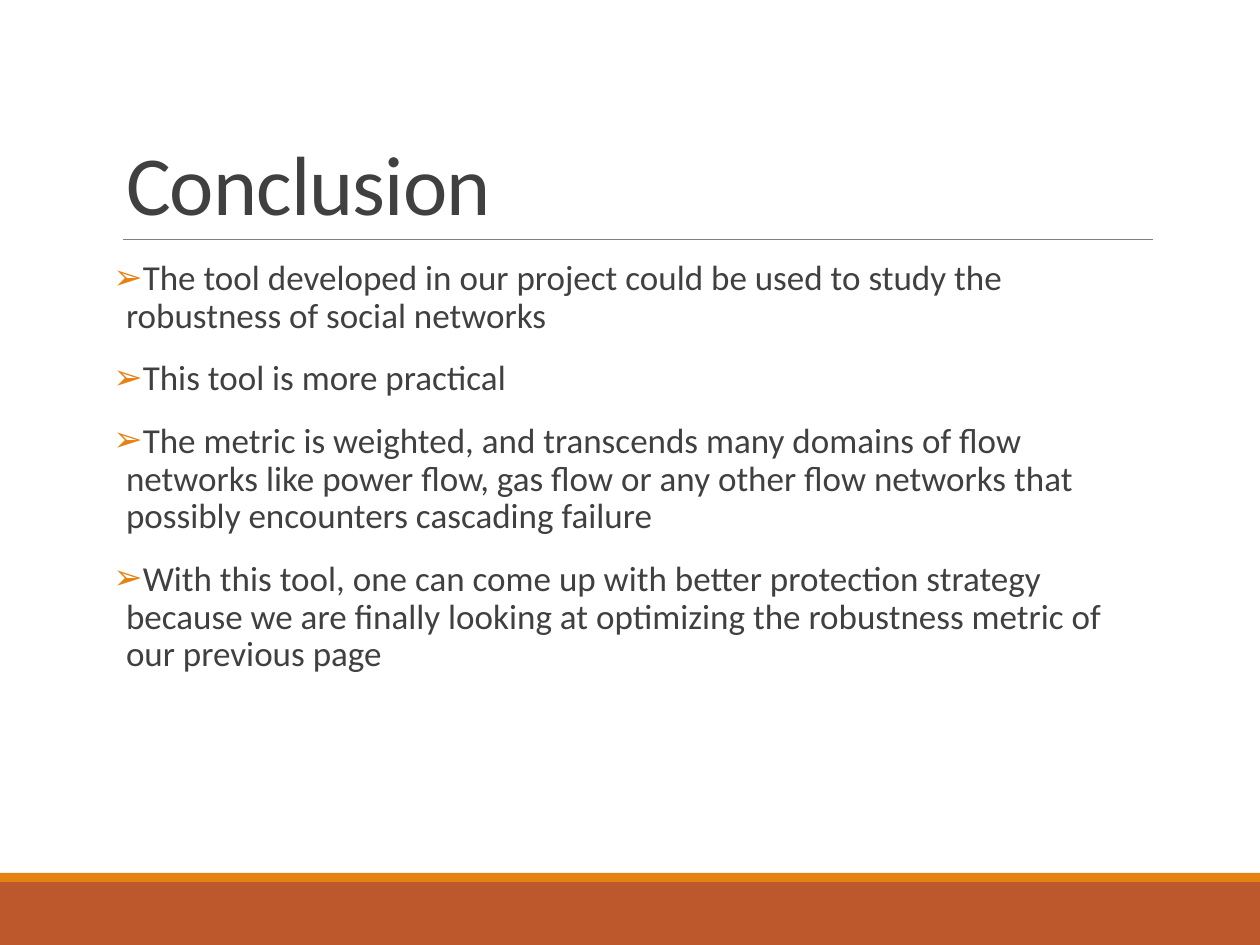
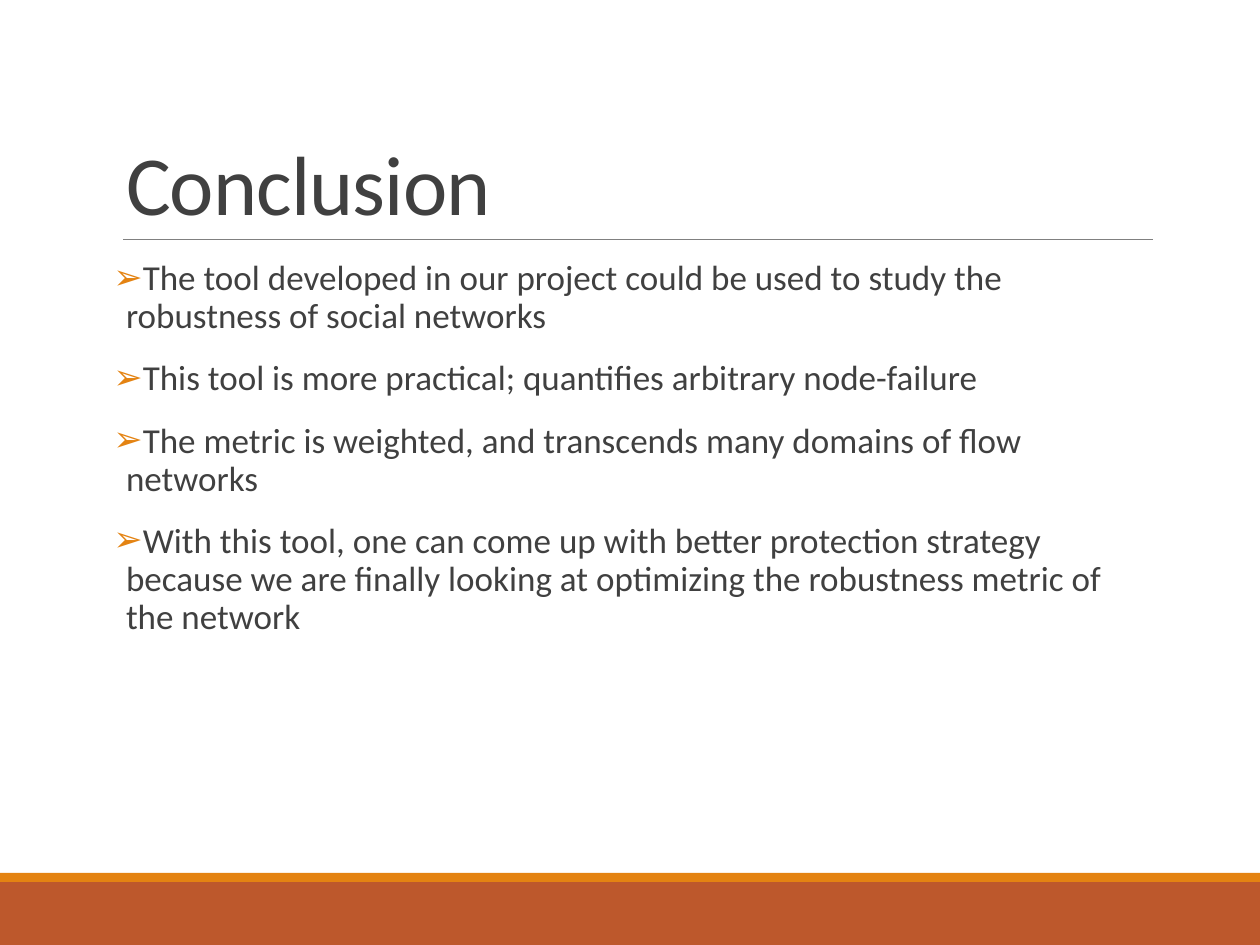
Before and after one commit to ParthaEth/Epidemics_Spreading_With_Cascade_Network, a slide deck: slide 13 of presentation/disease_spreading_presentation.pptx. Drawn at 1260x945 pixels with LibreOffice and Linux fonts; fonts in the diff are those of the drawing. Boxes give left, top, right and bottom in pixels: in the first picture for what was removed or moved away, otherwise in the second. Text is boxed around its words. In the diff, an @@ line names an element or a change of style, - is before the commit and + after.

```diff
--- a/presentation/disease_spreading_presentation.pptx
+++ b/presentation/disease_spreading_presentation.pptx
@@ text at [126, 365, 1101, 630]: text changed @@
-➢ This tool is more practical
-➢ The metric is weighted, and transcends many domains of flow networks like power flow, gas flow or any other flow networks that possibly encounters cascading failure
-➢ With this tool, one can come up with better protection strategy because we are finally looking at optimizing the robustness metric of our previous page
+➢ This tool is more practical; quantifies arbitrary node-failure
+➢ The metric is weighted, and transcends many domains of flow networks
+➢ With this tool, one can come up with better protection strategy because we are finally looking at optimizing the robustness metric of the network
```
Also in this commit, not shown: 4 other slides changed.
